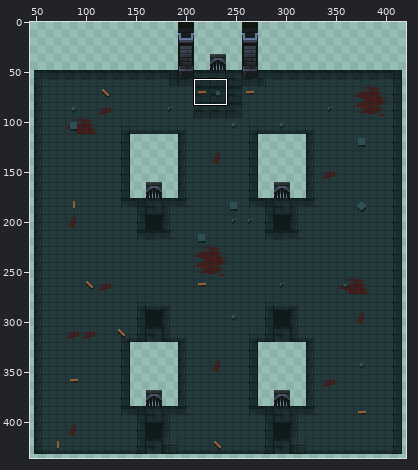
File history of a sprite sheet, map/dungeon/room_3/dung_room_3_floor.png. Above, an overview of the earlier version with the close-up marked.
Close-up. Before:
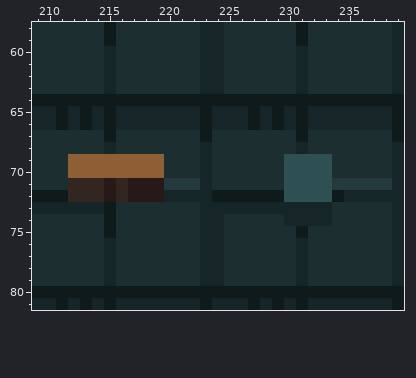
The file is 480x480 pixels. Shown: x 209..239, y 58..81. The wide view leaves out empty margins.
New version:
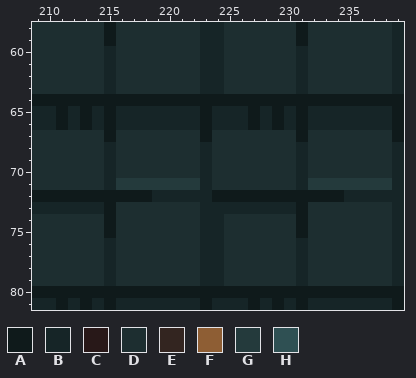
Palette (. is transparent): A #0f1a1b  B #162527  C #281818  D #1d2e30  E #332520  F #8e5e34  G #243a3c  H #2f5053
Change:
Colour B becomes colour A in rows 73 to 74 at x 231.
Colour C becomes colour A in row 72 at x 215 and 217 to 218.
Colour E becomes colour A in row 72 at x 212 to 214 and 216.
Colour H becomes colour A in row 72 at x 230 to 233.
Colour C becomes colour B in row 71 at x 215; in row 72 at x 219.
Colour F becomes colour B in rows 69 to 70 at x 215.
Colour H becomes colour B in rows 69 to 71 at x 231.
Colour B becomes colour D in row 73 at x 232 to 233; in row 74 at x 230 and 232 to 233.
Colour E becomes colour D in row 71 at x 212 to 214.
Colour F becomes colour D in rows 69 to 70 at x 212 to 214 and 216 to 219.
Colour H becomes colour D in rows 69 to 70 at x 230 and 232 to 233; in row 71 at x 230.
Colour C becomes colour G in row 71 at x 217 to 219.
Colour E becomes colour G in row 71 at x 216.
Colour H becomes colour G in row 71 at x 232 to 233.
Where, in picture pixels (left, top, right, bottom), the same in both close-ups:
changed: (68, 154, 164, 202)
changed: (284, 154, 332, 226)
